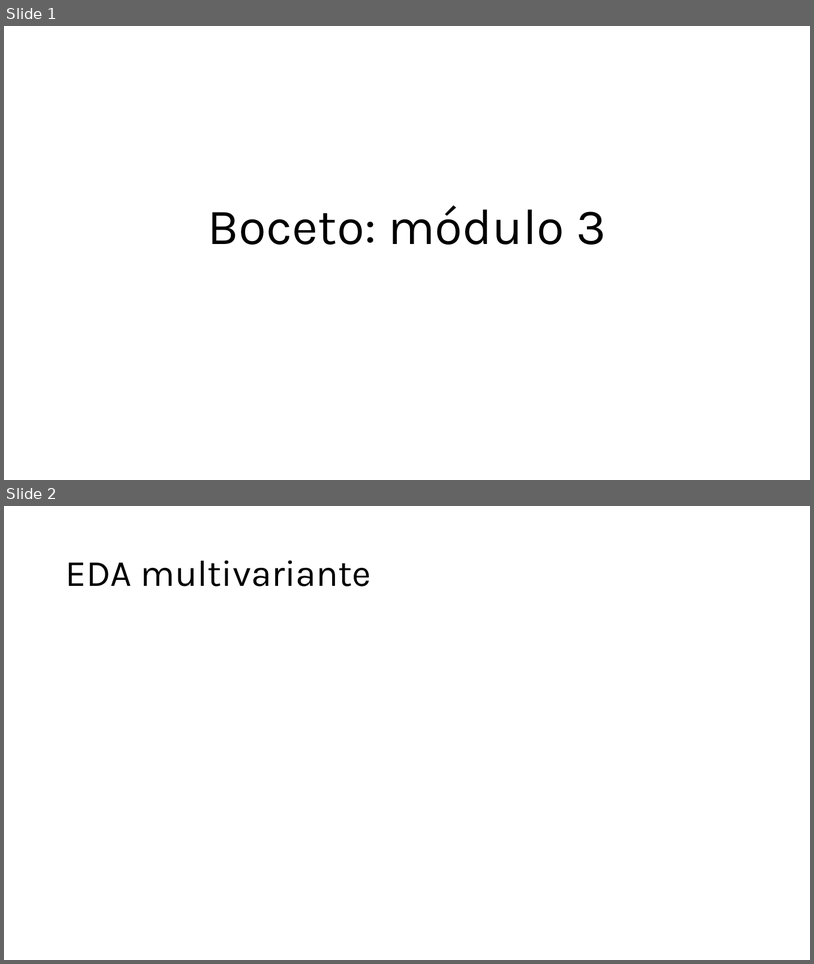
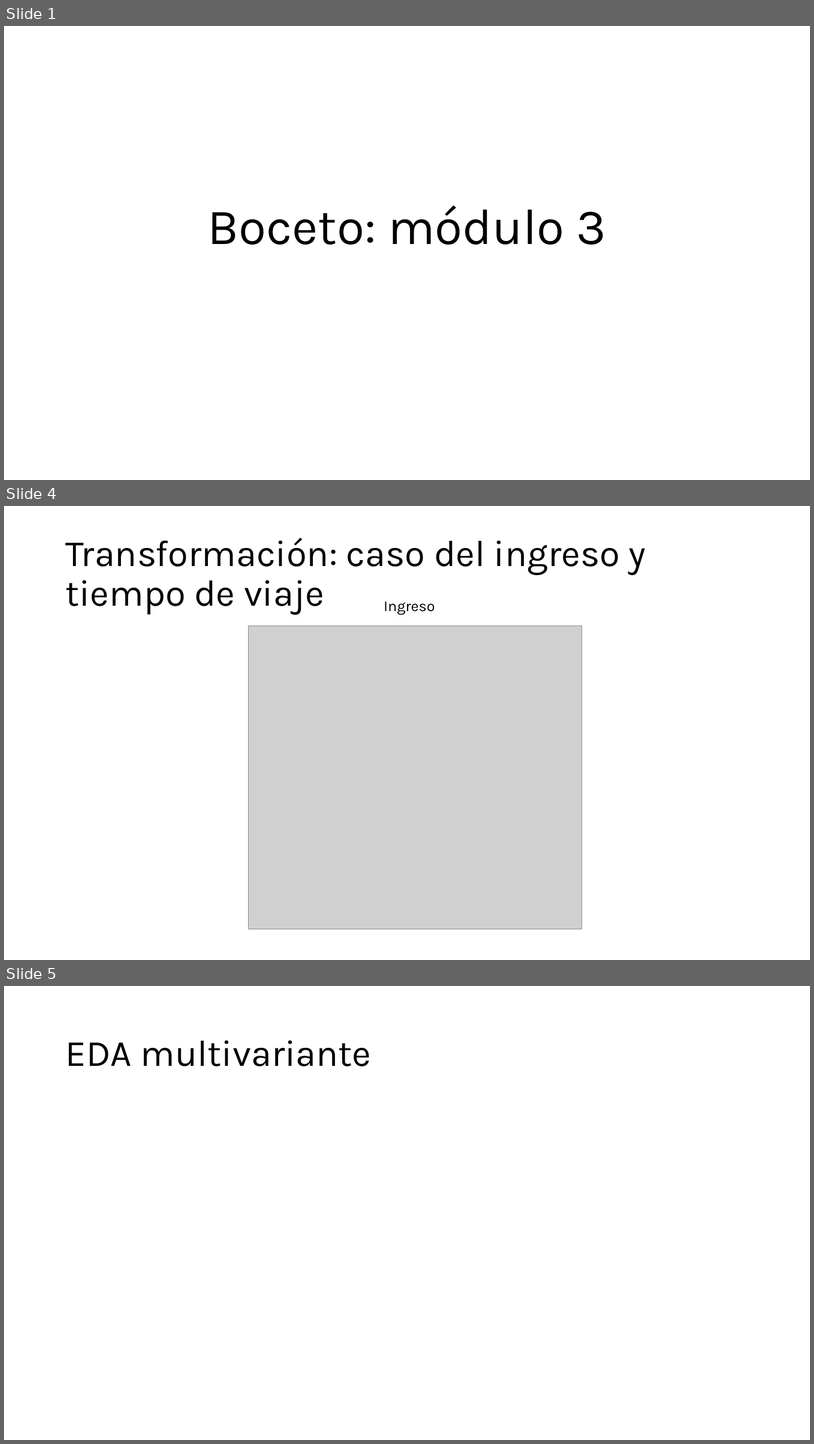
Before and after one commit to sergiobarona03/Curso_EDA_2024_I, a slide deck: Módulos/Módulo 3/Boceto/Boceto.pptx. Shown one above the other, each under a label of ours: slides 1 and 2 before the commit, slides 1, 4 and 5 after it; the slides between them are not shown. The pictures are 814x964 and 814x1444 pixels, drawn with LibreOffice and Linux fonts; fonts in the diff are those of the drawing; grey boxes stand for pictures. Boxes give left, top, right and bottom in pixels: in the first picture for what was removed or moved away, otherwise in the second. Text is boxed around its words. In the diff, an @@ line names an element or a change of style, - is before the commit and + after.

```diff
--- a/Módulos/Módulo 3/Boceto/Boceto.pptx
+++ b/Módulos/Módulo 3/Boceto/Boceto.pptx
@@ slide 4 added at [4, 506, 810, 960], background #FFFFFF @@
@@ title added at [65, 538, 647, 615], 44 pt, text #000000 @@
+Transformación: caso del ingreso y tiempo de viaje
@@ text added at [384, 601, 435, 615], 18 pt, text #000000 @@
+Ingreso
@@ picture added at [249, 626, 582, 929] @@
@@ what was slide 2 is now slide 5 @@
```
Also in this commit, not shown: 1 slide changed, 6 other slides added, 7 slides removed, 9 other files.
